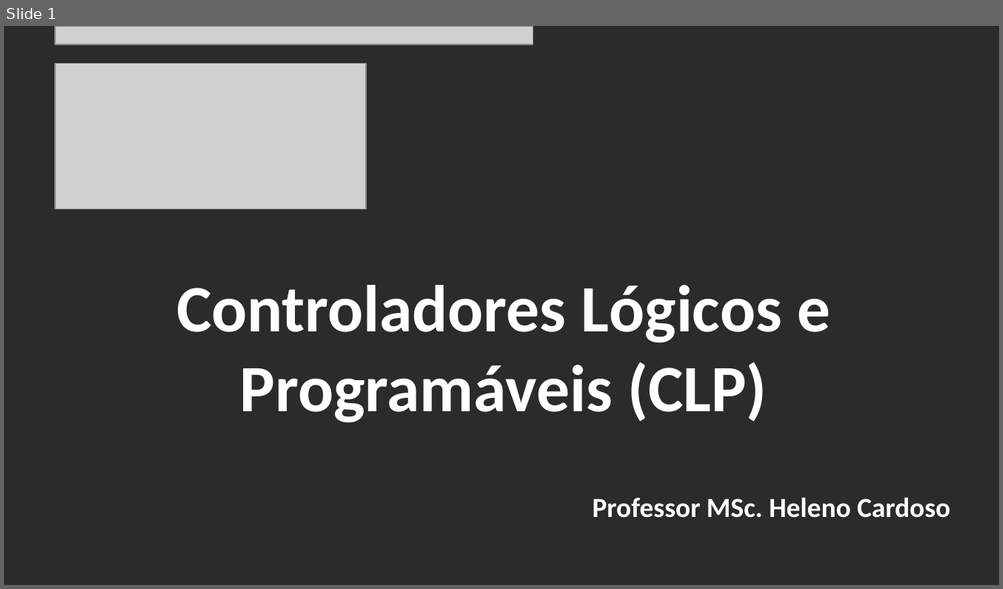
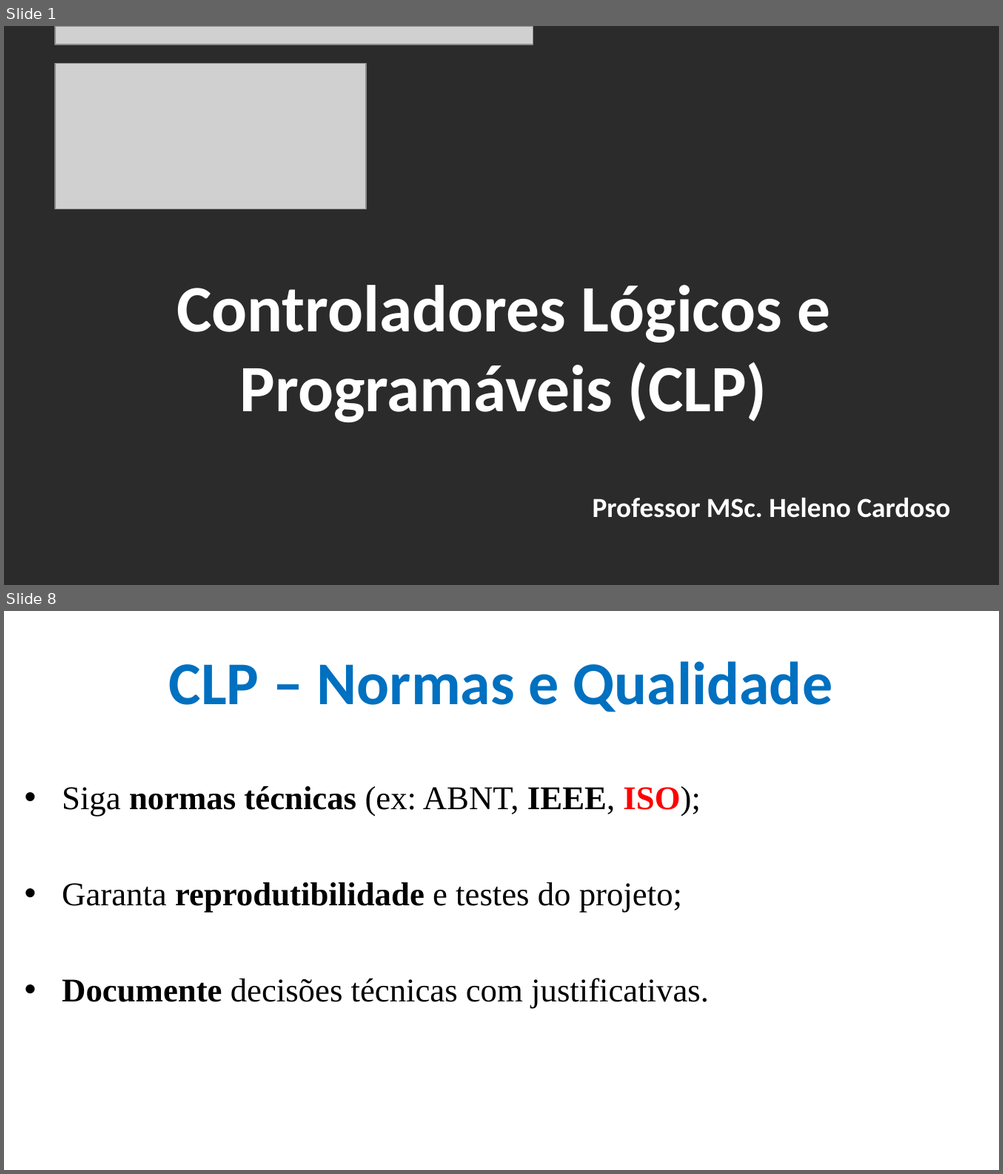
Before and after one commit to CloudEducationBrazil/WydenUniRuyControladoresLogicosProgCLP, a slide deck: 01 Classes/Aula10 - CLP - Recomendações Projetos Supervisórios.pptx. Shown one above the other, each under a label of ours: slide 1 before the commit, slides 1 and 8 after it; the slides between them are not shown. The pictures are 1003x589 and 1003x1174 pixels, drawn with LibreOffice and Linux fonts; fonts in the diff are those of the drawing; grey boxes stand for pictures; background and template pictures are left out; a plain dark background stands for a picture behind light text. Boxes give left, top, right and bottom in pixels: in the first picture for what was removed or moved away, otherwise in the second. Text is boxed around its words. In the diff, an @@ line names an element or a change of style, - is before the commit and + after.

```diff
--- a/01 Classes/Aula10 - CLP - Recomendações Projetos Supervisórios.pptx
+++ b/01 Classes/Aula10 - CLP - Recomendações Projetos Supervisórios.pptx
@@ slide 8 added at [4,611,999,1170], background picture (left out) @@
@@ title added at [169,661,832,712], 44 pt, text #0070C0, bold @@
+CLP – Normas e Qualidade
@@ text added at [62,786,708,1009], 24 pt, text #000000 @@
+• Siga normas técnicas (ex: ABNT, IEEE, ISO);
+• Garanta reprodutibilidade e testes do projeto;
+• Documente decisões técnicas com justificativas.
```
Also in this commit, not shown: 6 slides changed, 12 other slides added, 1 other file.
